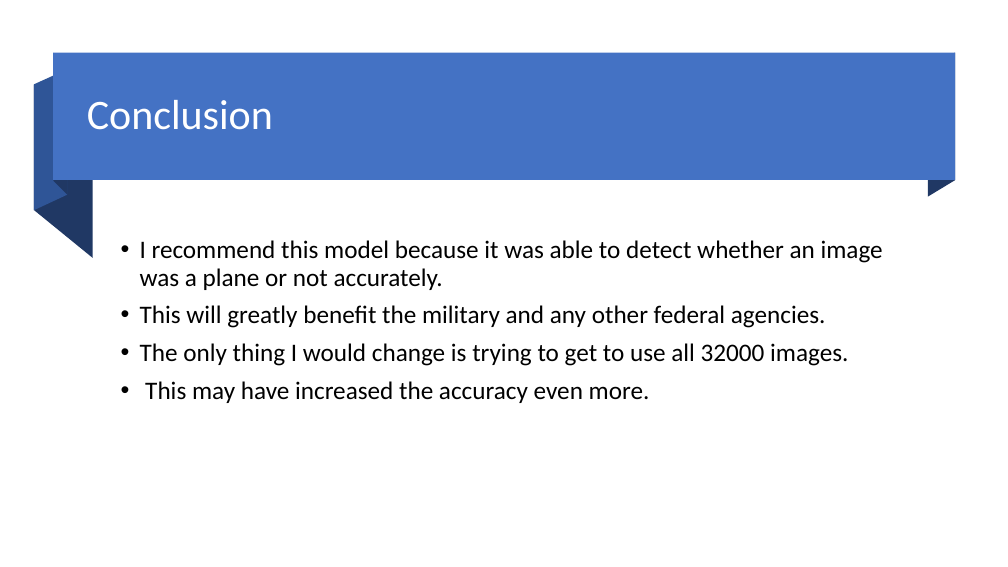
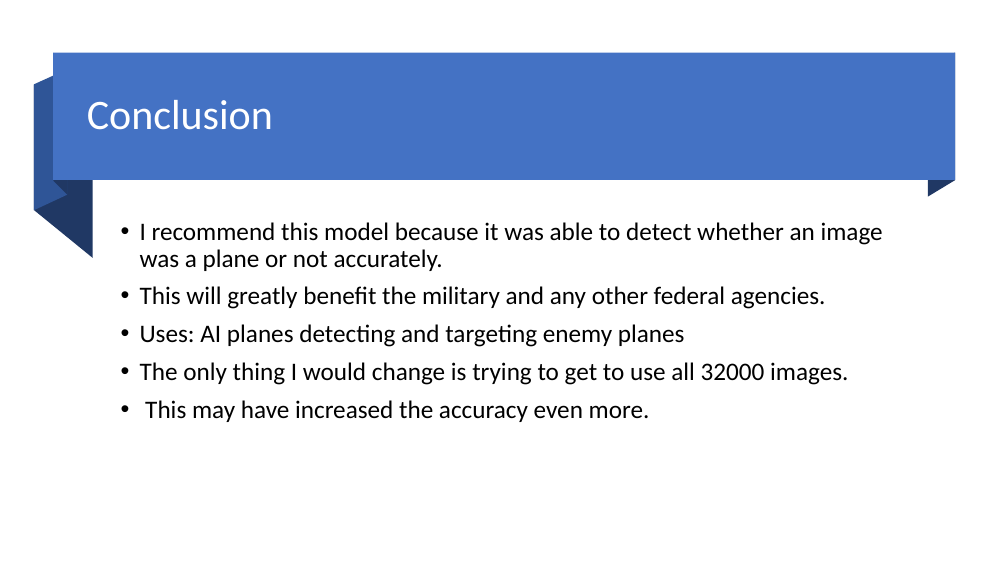
Before and after one commit to terrenceturner/End-to-end-plane-vision, a slide deck: slide 10 of Capstone2SlideDeck.pptx (slide 9 before the commit). Drawn at 1008x567 pixels with LibreOffice and Linux fonts; fonts in the diff are those of the drawing. Boxes give left, top, right and bottom in pixels: in the first picture for what was removed or moved away, otherwise in the second. Text is boxed around its words. In the diff, an @@ line names an element or a change of style, - is before the commit and + after.

```diff
--- a/Capstone2SlideDeck.pptx
+++ b/Capstone2SlideDeck.pptx
@@ text at box(140, 324, 685, 347): paragraph added @@
+• Uses: AI planes detecting and targeting enemy planes
```
Also in this commit, not shown: 1 other slide changed, 1 slide added.
